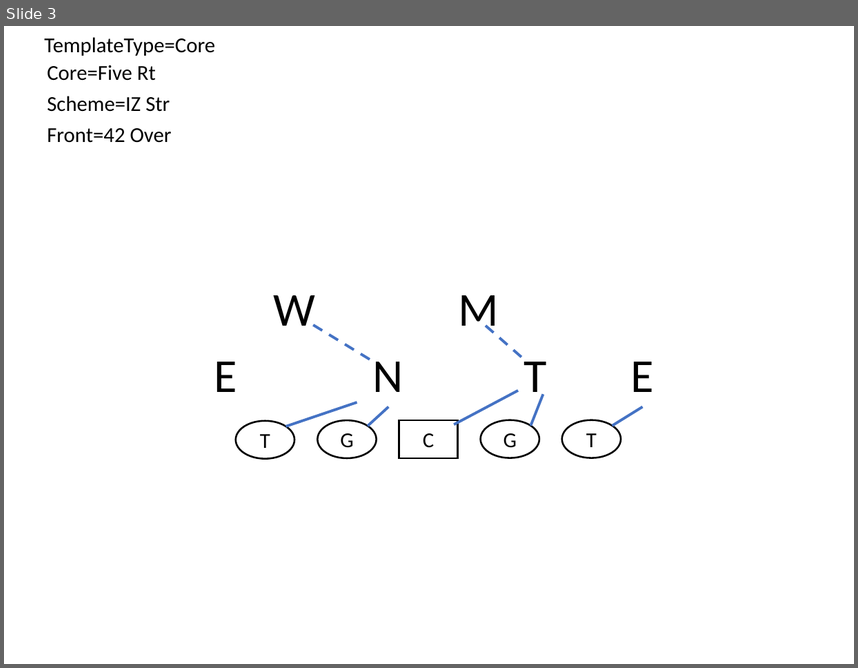
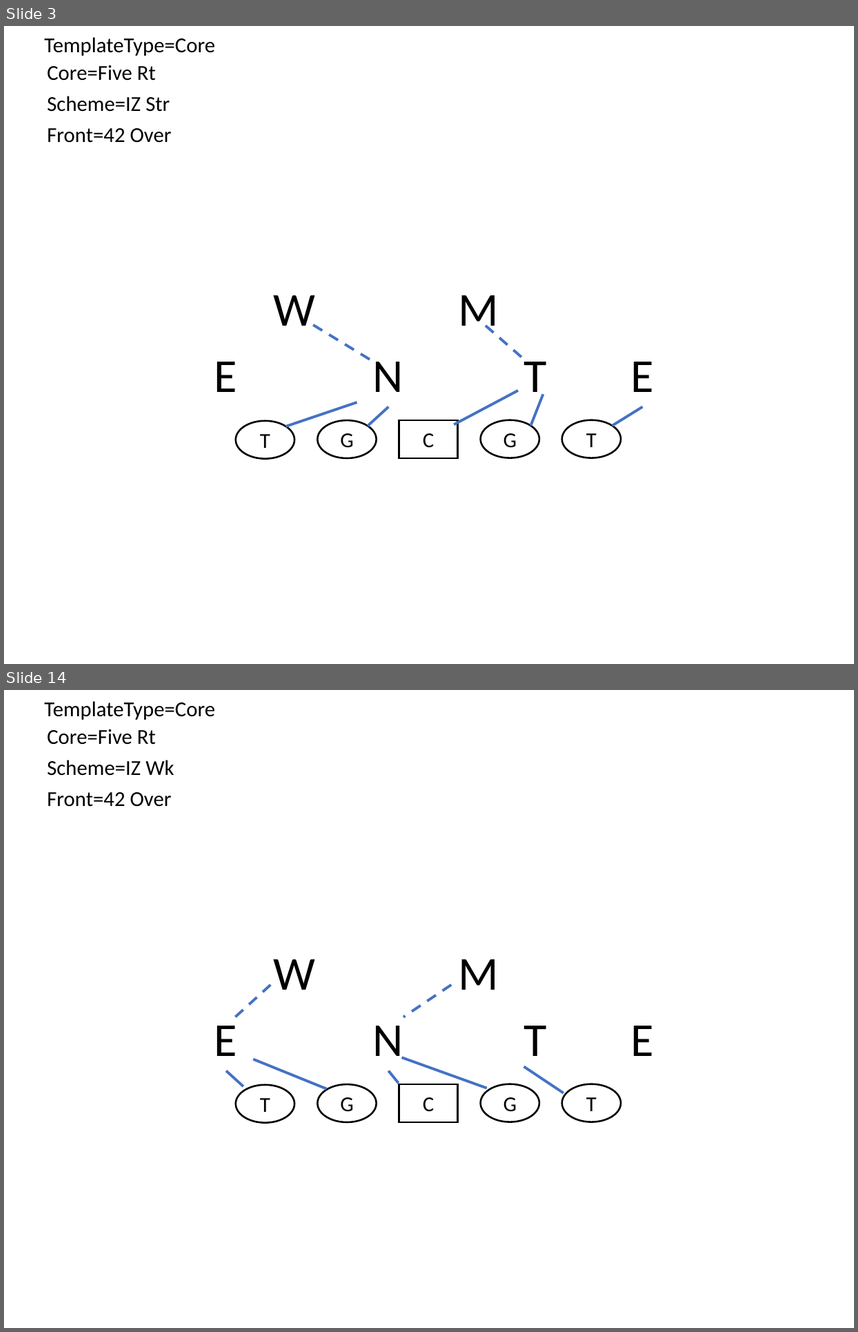
Before and after one commit to Aceplace/VBAScoutCard2, a slide deck: TemplateCreator.pptm. Shown one above the other, each under a label of ours: slide 3 before the commit, slides 3 and 14 after it; the slides between them are not shown. The pictures are 858x668 and 858x1332 pixels, drawn with LibreOffice and Linux fonts; fonts in the diff are those of the drawing. Boxes give left, top, right and bottom in pixels: in the first picture for what was removed or moved away, otherwise in the second. Text is boxed around its words. In the diff, an @@ line names an element or a change of style, - is before the commit and + after.

```diff
--- a/TemplateCreator.pptm
+++ b/TemplateCreator.pptm
@@ slide 14 added at (x1=4, y1=690, x2=854, y2=1328), background #FFFFFF @@
@@ text added at (x1=44, y1=701, x2=215, y2=720), 18 pt, text #000000 @@
+TemplateType=Core
@@ text added at (x1=47, y1=729, x2=156, y2=745), 18 pt, text #000000 @@
+Core=Five Rt
@@ text added at (x1=47, y1=760, x2=174, y2=776), 18 pt, text #000000 @@
+Scheme=IZ Wk
@@ text added at (x1=47, y1=792, x2=172, y2=807), 18 pt, text #000000 @@
+Front=42 Over
@@ text added at (x1=274, y1=959, x2=316, y2=989), 40 pt, text #000000 @@
+W
@@ text added at (x1=459, y1=959, x2=499, y2=989), 40 pt, text #000000 @@
+M
@@ line added from (271, 985) to (234, 1018), #4472C4 2.25 pt dashed @@
@@ line added from (451, 985) to (404, 1016), #4472C4 2.25 pt dashed @@
@@ text added at (x1=214, y1=1016, x2=237, y2=1056), 40 pt, text #000000 @@
+E
@@ text added at (x1=373, y1=1016, x2=404, y2=1059), 40 pt, text #000000 @@
+N
@@ text added at (x1=524, y1=1025, x2=546, y2=1067), 40 pt, text #000000 @@
+T
@@ text added at (x1=631, y1=1025, x2=653, y2=1056), 40 pt, text #000000 @@
+E
@@ line added from (253, 1059) to (327, 1089), #4472C4 2.25 pt @@
@@ line added from (402, 1057) to (487, 1088), #4472C4 2.25 pt @@
@@ line added from (226, 1071) to (243, 1086), #4472C4 2.25 pt @@
@@ line added from (388, 1071) to (399, 1083), #4472C4 2.25 pt @@
@@ line added from (524, 1067) to (564, 1093), #4472C4 2.25 pt @@
@@ ellipse added at (x1=236, y1=1085, x2=294, y2=1123), fill #FFFFFF, outline #000000 1.5 pt, 18 pt, text #000000 @@
+T
@@ ellipse added at (x1=318, y1=1085, x2=377, y2=1123), fill #FFFFFF, outline #000000 1.5 pt, 18 pt, text #000000 @@
+G
@@ rectangle added at (x1=399, y1=1085, x2=458, y2=1123), fill #FFFFFF, outline #000000 1.5 pt, 18 pt, text #000000 @@
+C
@@ ellipse added at (x1=481, y1=1083, x2=539, y2=1122), fill #FFFFFF, outline #000000 1.5 pt, 18 pt, text #000000 @@
+G
@@ ellipse added at (x1=562, y1=1083, x2=620, y2=1122), fill #FFFFFF, outline #000000 1.5 pt, 18 pt, text #000000 @@
+T
```
Also in this commit, not shown: 1 slide changed, 149 other slides added, 4 slides removed, 5 other files.
